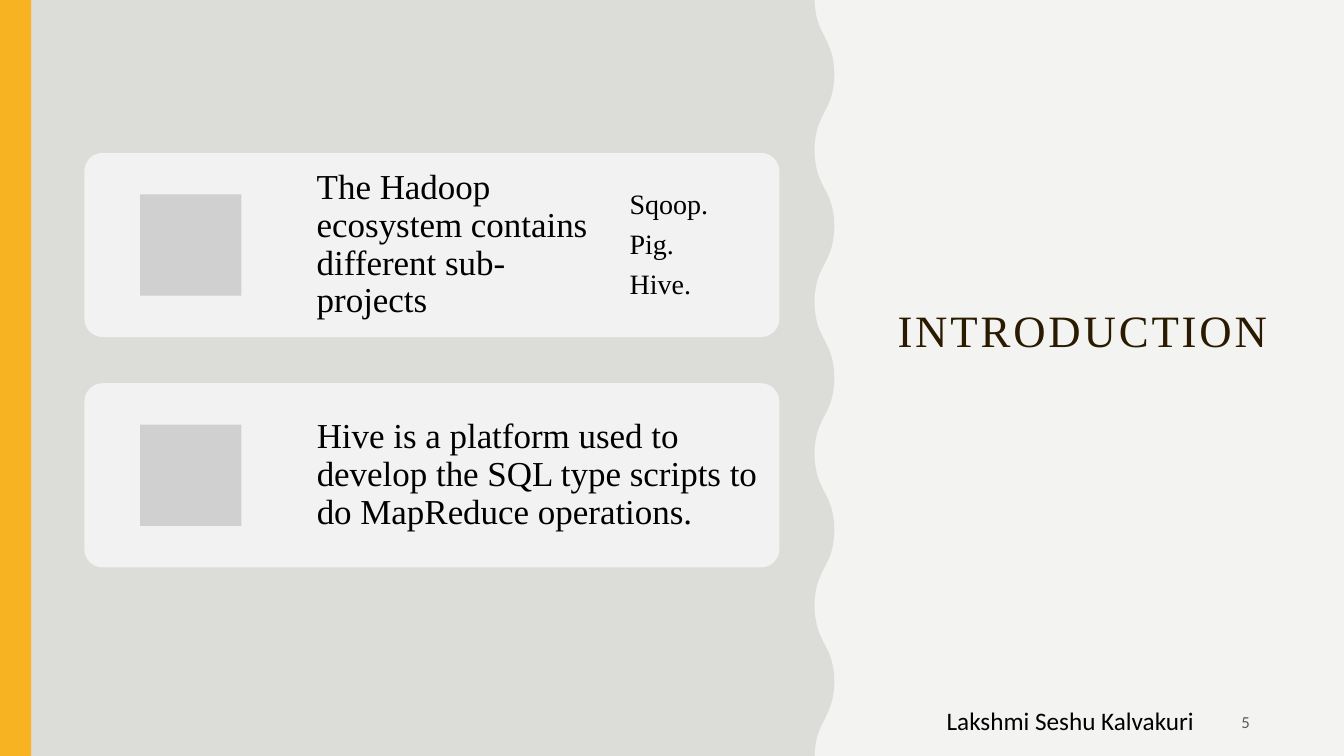
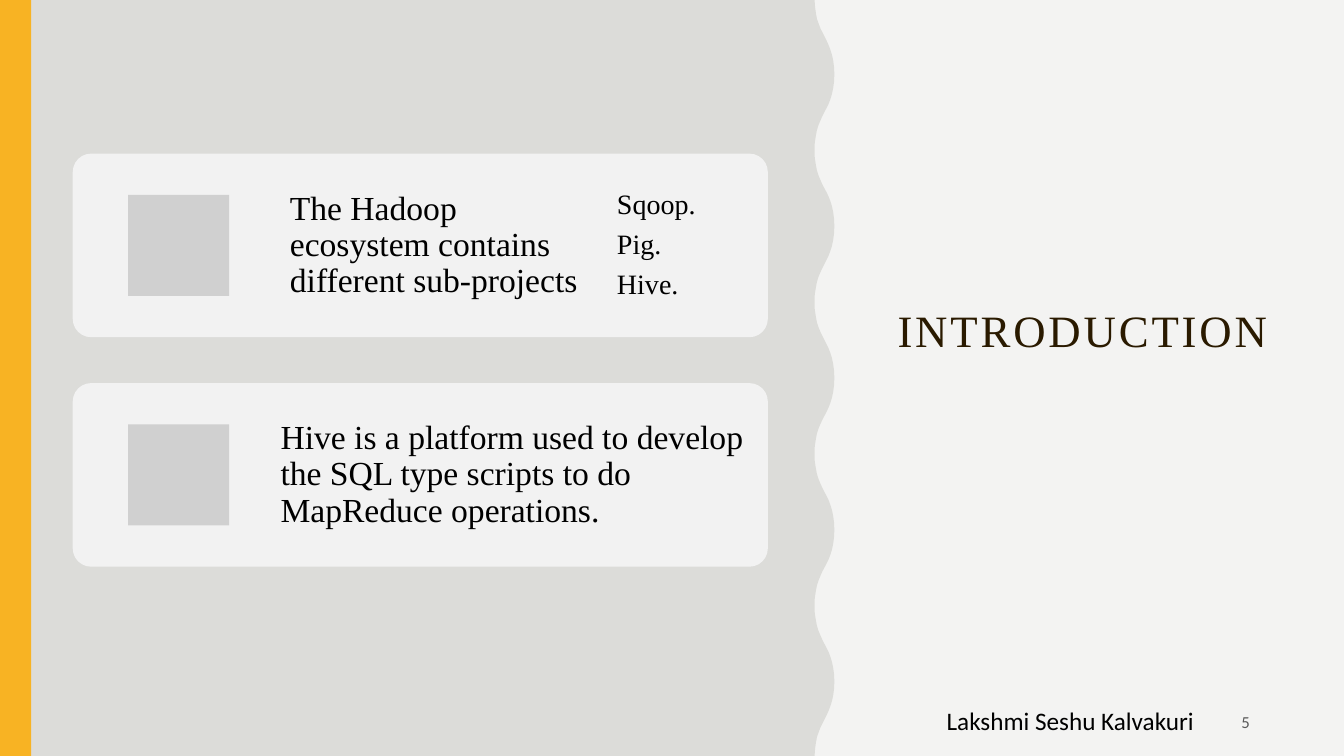
Before and after one commit to badisasairam/Hive, a slide deck: slide 5 of docs/HIVE.pptx. Drawn at 1344x756 pixels with LibreOffice and Linux fonts; fonts in the diff are those of the drawing; grey boxes stand for pictures. Boxes give left, top, right and bottom in pixels: in the first picture for what was removed or moved away, otherwise in the second. Text is boxed around its words. In the diff, an @@ line names an element or a change of style, - is before the commit and + after.

```diff
--- a/docs/HIVE.pptx
+++ b/docs/HIVE.pptx
@@ text "The Hadoop ecosystem contains different ...": place and size @@
-text "The Hadoop ecosystem contains different ..." at <box>317,174,587,320</box>
+text "The Hadoop ecosystem contains different ..." at <box>290,196,577,299</box>
@@ text "The Hadoop ecosystem contains different ..." at <box>290,196,577,299</box>: size 25 to 24 pt @@
@@ text "Hive is a platform used ..." at <box>281,425,743,528</box>: size 25 to 24 pt @@
@@ text "Hive is a platform used ...": place and size @@
-text "Hive is a platform used ..." at <box>317,423,757,531</box>
+text "Hive is a platform used ..." at <box>281,425,743,528</box>
@@ 2 pictures, 2 rounded rectangles, 1 text: place and size @@
-2 pictures, 2 rounded rectangles, 1 text at <box>85,153,780,568</box>
+2 pictures, 2 rounded rectangles, 1 text at <box>73,153,768,567</box>
```
Also in this commit, not shown: 2 other slides changed.
